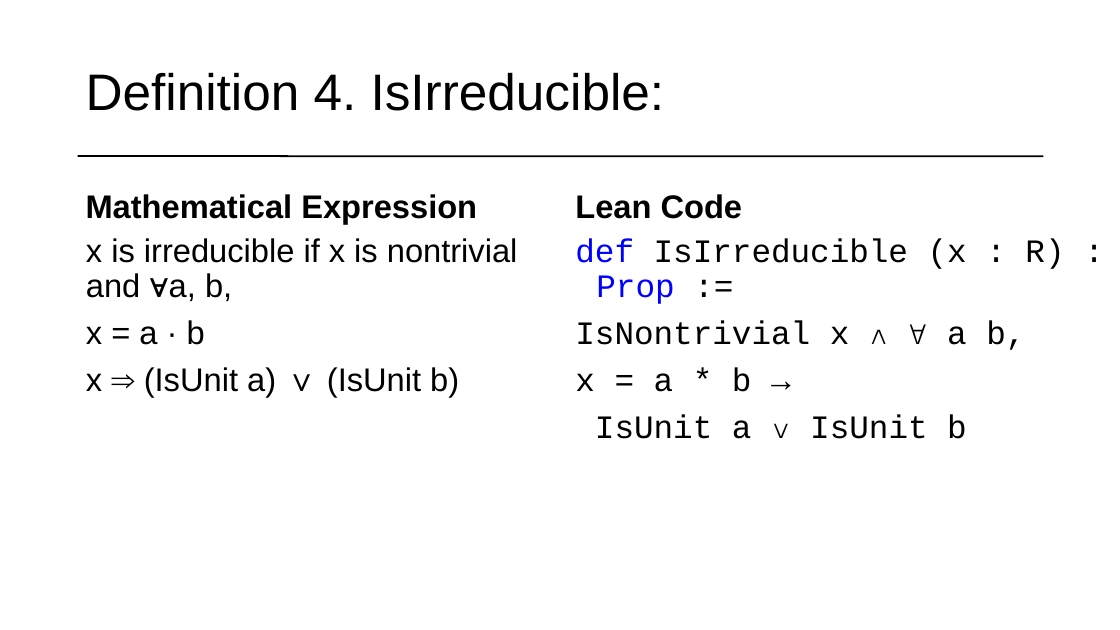
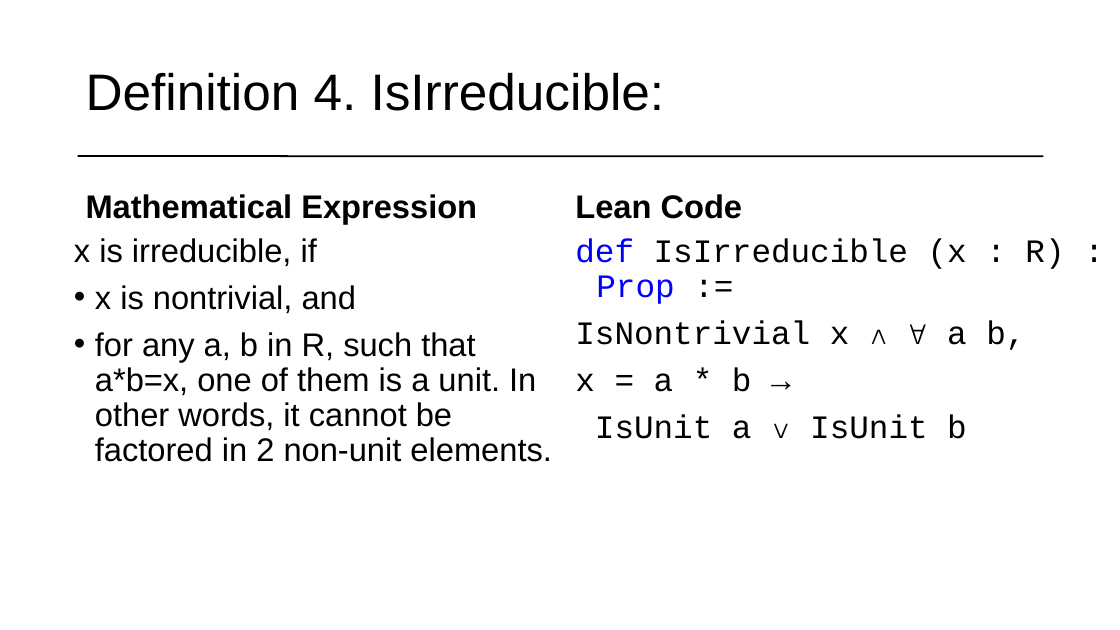
Before and after one commit to matematiflo/CompAssistedMath2024, a slide deck: slide 7 of Lean/Projects/06. Divisibility in rings (Algebra 1)/powerpoint/Lean Präsentation version 08.07.pptx (slide 6 before the commit). Drawn at 1120x630 pixels with LibreOffice and Linux fonts; fonts in the diff are those of the drawing. Boxes give left, top, right and bottom in pixels: in the first picture for what was removed or moved away, otherwise in the second. Text is boxed around its words. In the diff, an @@ line names an element or a change of style, - is before the commit and + after.

Commit message:
Minor clean-ups to presentation, added UFD definition

```diff
--- a/Lean/Projects/06. Divisibility in rings (Algebra 1)/powerpoint/Lean Präsentation version 08.07.pptx
+++ b/Lean/Projects/06. Divisibility in rings (Algebra 1)/powerpoint/Lean Präsentation version 08.07.pptx
@@ text at box(74, 238, 551, 462): text changed @@
-x is irreducible if x is nontrivial and ∀a, b,
-x = a · b
-x ⇒ (IsUnit a) ∨ (IsUnit b)
+x is irreducible, if
+• x is nontrivial, and
+• for any a, b in R, such that a*b=x, one of them is a unit. In other words, it cannot be factored in 2 non-unit elements.
```
Also in this commit, not shown: 6 other slides changed, 2 slides added.
